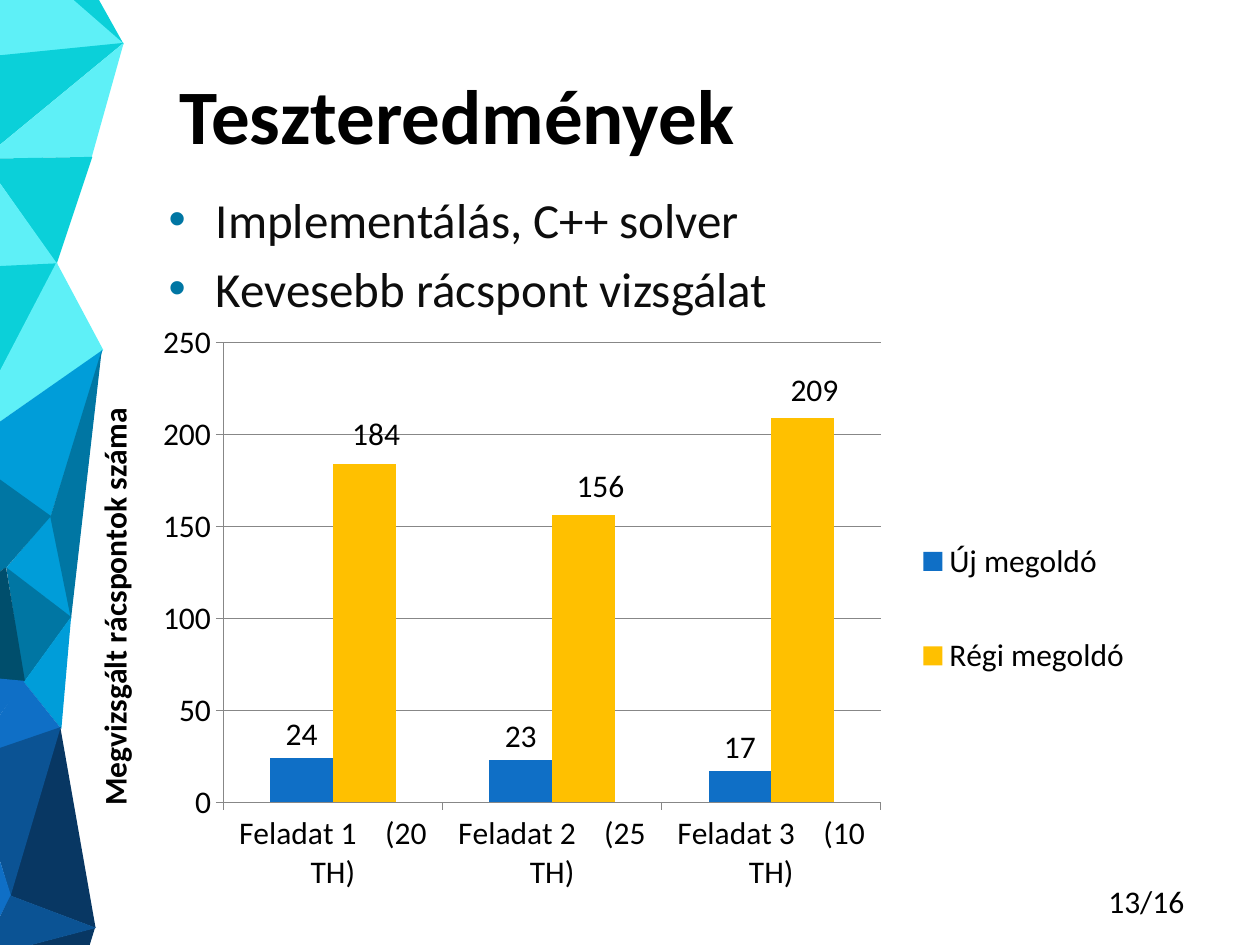
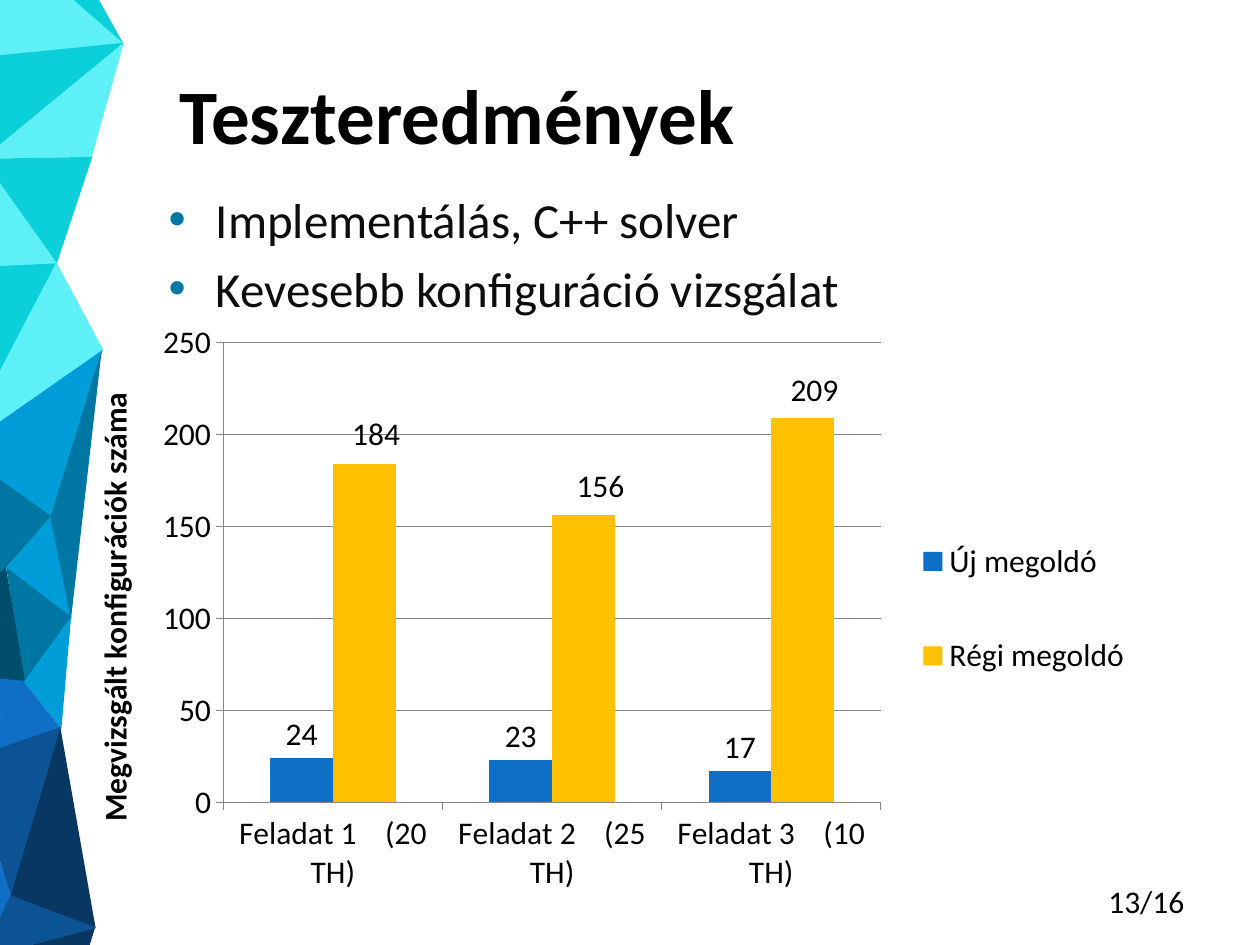
Before and after one commit to Gergo1912/Szakdolgozat, a slide deck: slide 18 of Molnar_Gergo_TDK_eloadas_darabolt.pptx. Drawn at 1260x945 pixels with LibreOffice and Linux fonts; fonts in the diff are those of the drawing. Boxes give left, top, right and bottom in pixels: in the first picture for what was removed or moved away, otherwise in the second. Text is boxed around its words. In the diff, an @@ line names an element or a change of style, - is before the commit and + after.

```diff
--- a/Molnar_Gergo_TDK_eloadas_darabolt.pptx
+++ b/Molnar_Gergo_TDK_eloadas_darabolt.pptx
@@ text at (216,273,839,316): text changed @@
-• Kevesebb rácspont vizsgálat
+• Kevesebb konfiguráció vizsgálat
@@ column chart at (76,316,1186,905) @@
@@ value axis title "Megvizsgált rácspontok száma" to "Megvizsgált konfigurációk száma" @@
```
Also in this commit, not shown: 5 other slides changed, 3 other files.
